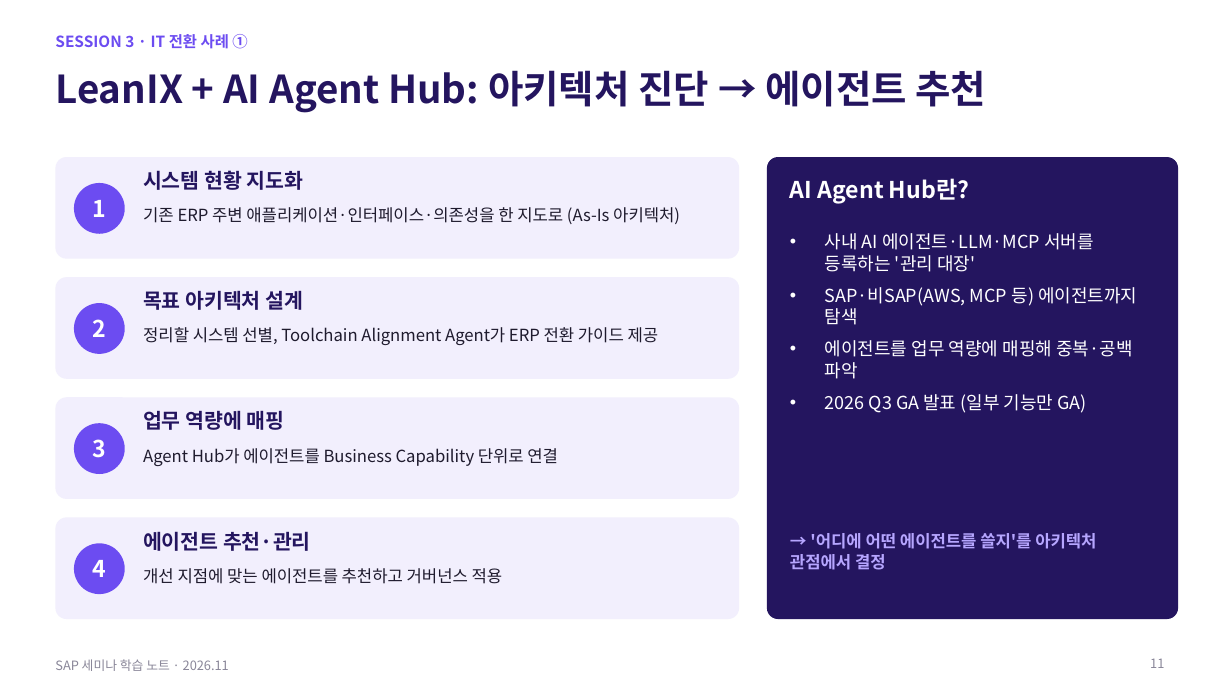
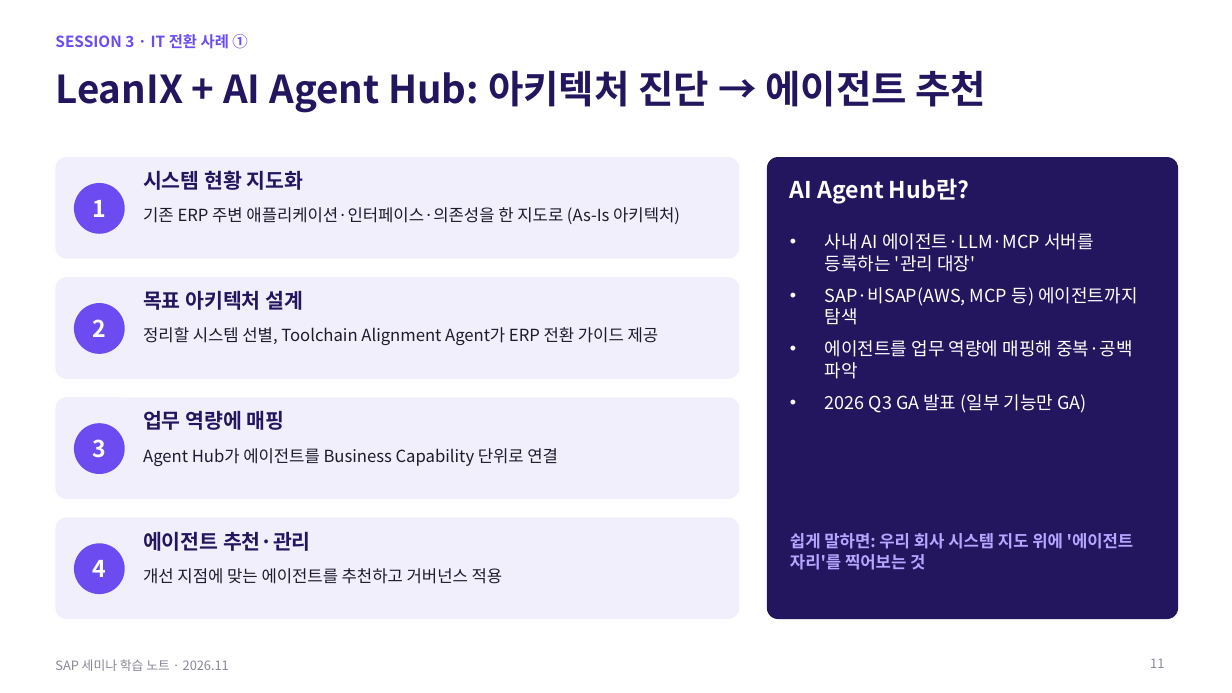
Before and after one commit to qhsghks9/qhsghks, a slide deck: slide 11 of SAP_Seminar_Notes.pptx. Drawn at 1232x693 pixels with LibreOffice and Linux fonts; fonts in the diff are those of the drawing. Boxes give left, top, right and bottom in pixels: in the first picture for what was removed or moved away, otherwise in the second. Text is boxed around its words. In the diff, an @@ line names an element or a change of style, - is before the commit and + after.

```diff
--- a/SAP_Seminar_Notes.pptx
+++ b/SAP_Seminar_Notes.pptx
@@ text at (790, 533, 1134, 570): text changed @@
-→ '어디에 어떤 에이전트를 쓸지'를 아키텍처 관점에서 결정
+쉽게 말하면: 우리 회사 시스템 지도 위에 '에이전트 자리'를 찍어보는 것
```
Also in this commit, not shown: 7 other slides changed, 1 slide added, 1 slide removed.
